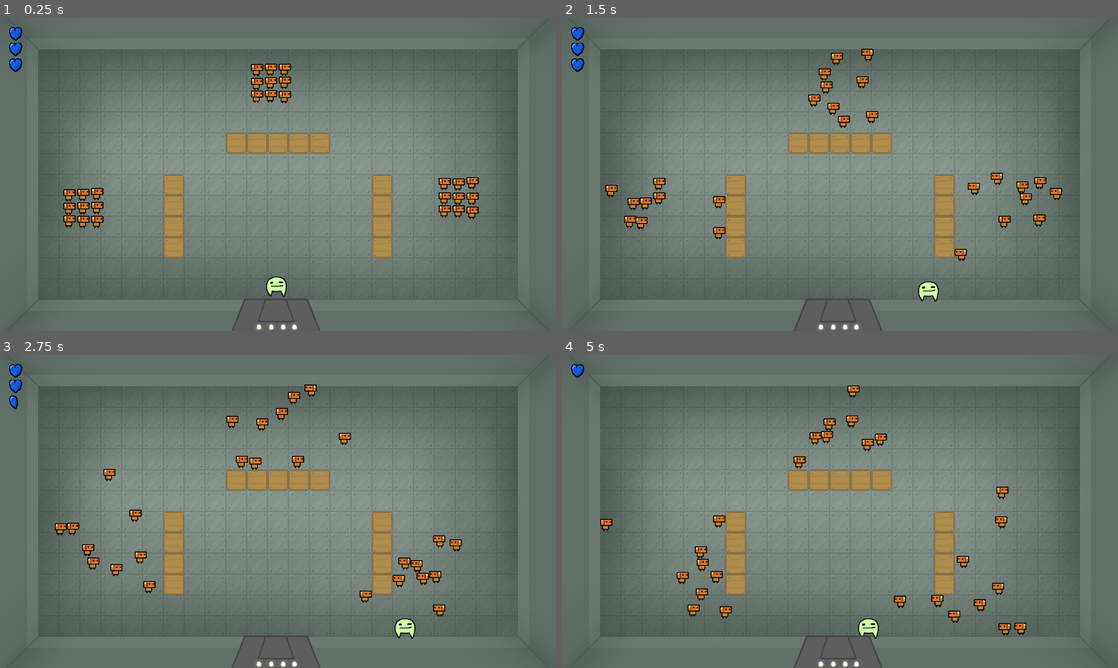
Above: before the commit, frames 1-4 (two rows, left to right).
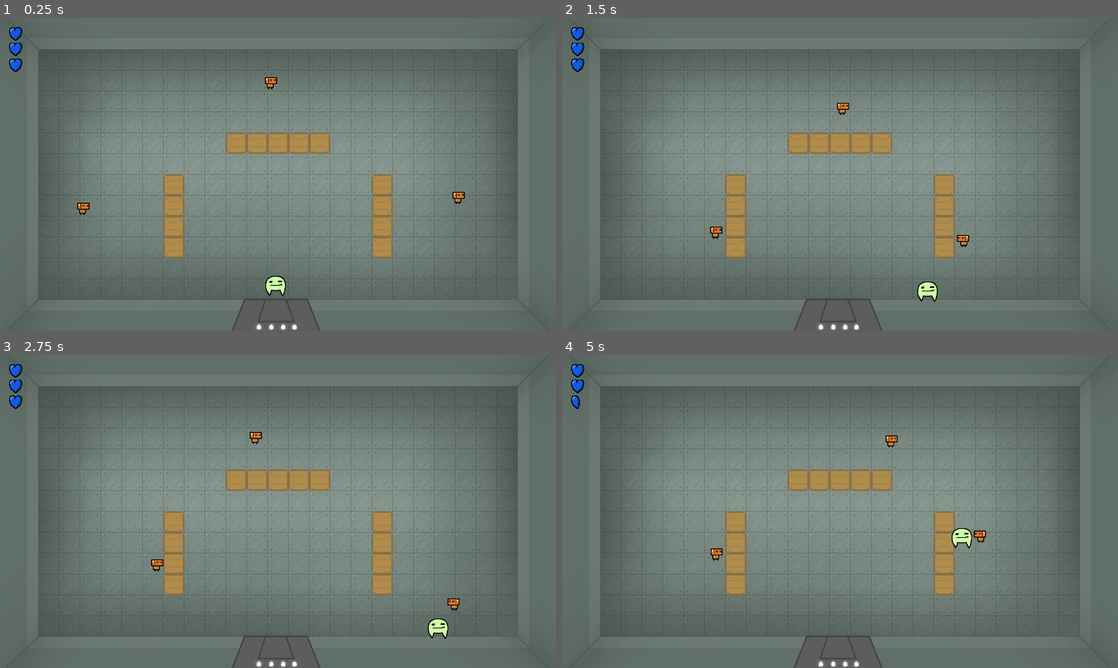
Above: after the commit, the same moments.

Repository: actually-reb/fenrir-2020
Game: Godot game, scene res://scene/Main.tscn
The game is run twice, just before and just after one commit, with the same random seed, the same clock (stepped at 60 frames per second) and the same inputs.
Inputs (mouse positions are in pixels of both pictures, inside the frame that each line leads up to):
- Up to frame 1 (0.25 s): no input
- Up to frame 2 (1.5 s): move the mouse to (962, 158) at 0.52 s; hold D (move_right) 0.53-1.28 s; click (962, 158) at 0.67 s; move the mouse to (728, 190) at 1.27 s; hold S (move_down) from 1.28 s (still down)
- Up to frame 3 (2.75 s): move the mouse to (333, 442) at 2.02 s; release S (move_down) at 2.03 s; hold D (move_right) from 2.03 s (still down)
- Up to frame 4 (5 s): move the mouse to (812, 574) at 2.77 s; release D (move_right) at 2.78 s; hold W (move_up) 2.78-3.53 s; click (812, 574) at 2.92 s; move the mouse to (1006, 558) at 3.52 s; hold A (move_left) from 3.53 s (still down); move the mouse to (673, 464) at 4.27 s

The runs differ from the first frame. In frame 1, 1.8% of the frame differs, in the area x 11-87%, y 14-90%; in frame 2, 2.0%; in frame 3, 2.5%; in frame 4, 2.6%, in the area x 1-84%, y 7-91%.

Commit message:
added changing levels

Diff:
--- a/entity/EnemySpawner.gd
+++ b/entity/EnemySpawner.gd
@@ -4,8 +4,7 @@
 
 func _ready():
 	var global = get_node("/root/Global")
-	#spawn_tiny_robots(min(global.current_floor, 16))
-	spawn_tiny_robots(9)
+	spawn_tiny_robots(min(global.current_floor, 16))
 
 func spawn_tiny_robots(num):
 	var space = 32
--- a/scene/Game.gd
+++ b/scene/Game.gd
@@ -1,14 +1,18 @@
 extends Node
 
+var ROOM = preload("res://scene/Room.tscn")
+var PLAYER = preload("res://entity/Player.tscn")
+
+onready var Global = get_node("/root/Global")
 onready var health_bar = $HealthBar
 var player
+
+var room
 
 var floors = []
 
 func _ready():
-	var arr = get_tree().get_nodes_in_group("player")
-	if arr.size() > 0:
-		player = arr[0]
+	player = PLAYER.instance()
 
 	var dir = Directory.new()
 	if dir.open("res://floors/designs/") == OK:
@@ -21,7 +25,23 @@
 			file_name = dir.get_next()
 
 	randomize()
-	$Room.load_floor(random_floor())
+	Global.reset_game()
+	load_room(random_floor())
+
+func load_room(flr):
+	room = ROOM.instance()
+	call_deferred("add_child", room)
+	room.load_floor(flr)
+	room.connect("elevator_entered", self, "next_room")
+	player.position = room.get_player_spawn()
+	room.add_child(player)
+
+func next_room():
+	Global.current_floor += 1
+	room.remove_child(player)
+	call_deferred("remove_child", room)
+	room.queue_free()
+	load_room(random_floor())
 
 func random_floor():
 	return floors[randi() % floors.size()]
--- a/scene/Game.tscn
+++ b/scene/Game.tscn
@@ -1,6 +1,5 @@
-[gd_scene load_steps=5 format=2]
+[gd_scene load_steps=4 format=2]
 
-[ext_resource path="res://scene/Room.tscn" type="PackedScene" id=1]
 [ext_resource path="res://scene/Game.gd" type="Script" id=2]
 [ext_resource path="res://music/game1.ogg" type="AudioStream" id=3]
 [ext_resource path="res://scene/HealthBar.tscn" type="PackedScene" id=4]
@@ -11,8 +10,6 @@
 [node name="HealthBar" parent="." instance=ExtResource( 4 )]
 position = Vector2( 36, 36 )
 
-[node name="Room" parent="." instance=ExtResource( 1 )]
-
 [node name="AudioStreamPlayer" type="AudioStreamPlayer" parent="."]
 stream = ExtResource( 3 )
 autoplay = true
--- a/scene/Room.gd
+++ b/scene/Room.gd
@@ -1,4 +1,6 @@
 extends Node2D
+
+signal elevator_entered
 
 onready var elevator = $Elevator
 
@@ -8,12 +10,15 @@
 	pass
 
 func load_floor(flr):
-	add_child(flr.instance())
+	call_deferred("add_child", flr.instance())
 
 func add_enemy(enemy):
 	call_deferred("add_child", enemy)
 	enemy.connect("died", self, "_on_enemy_died")
 	enemy_count += 1
+
+func get_player_spawn():
+	return Vector2(634, 616)
 
 func _on_enemy_died():
 	enemy_count -= 1
@@ -21,4 +26,4 @@
 		elevator.open()
 
 func _on_Elevator_elevator_entered():
-	pass # Replace with function body.
+	emit_signal("elevator_entered")
--- a/scene/Room.tscn
+++ b/scene/Room.tscn
@@ -1,6 +1,5 @@
-[gd_scene load_steps=6 format=2]
+[gd_scene load_steps=5 format=2]
 
-[ext_resource path="res://entity/Player.tscn" type="PackedScene" id=1]
 [ext_resource path="res://scene/Room.gd" type="Script" id=4]
 [ext_resource path="res://entity/Elevator.tscn" type="PackedScene" id=5]
 [ext_resource path="res://scene/Smoke.gd" type="Script" id=6]
@@ -8,9 +7,6 @@
 
 [node name="Room" type="Node2D"]
 script = ExtResource( 4 )
-
-[node name="Player" parent="." instance=ExtResource( 1 )]
-position = Vector2( 635.666, 618.406 )
 
 [node name="SmokeLayer" type="CanvasLayer" parent="."]
 
Not shown, added: sprite/obj_player_down_2.png.import
Not shown, added: sprite/obj_player_up(real)_2.png.import
